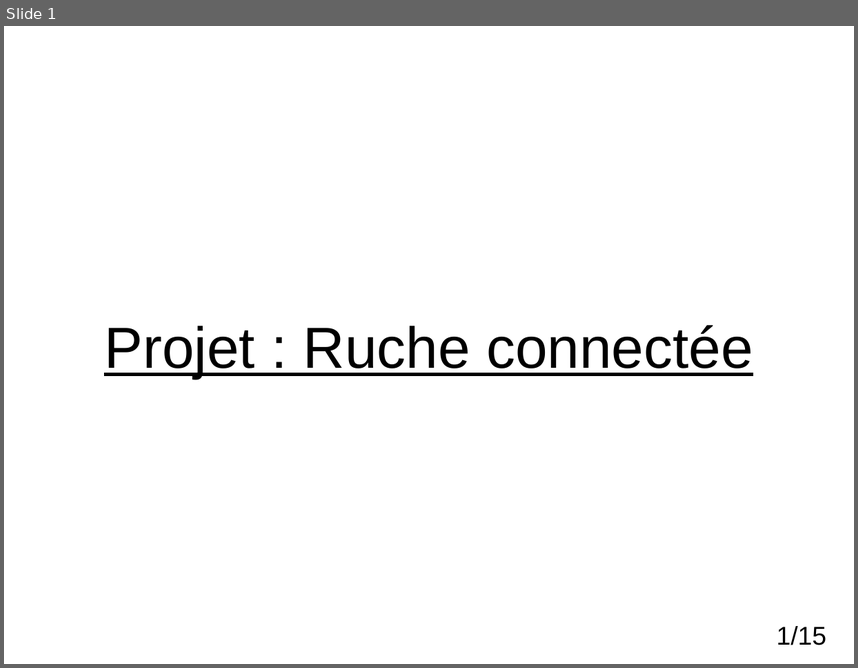
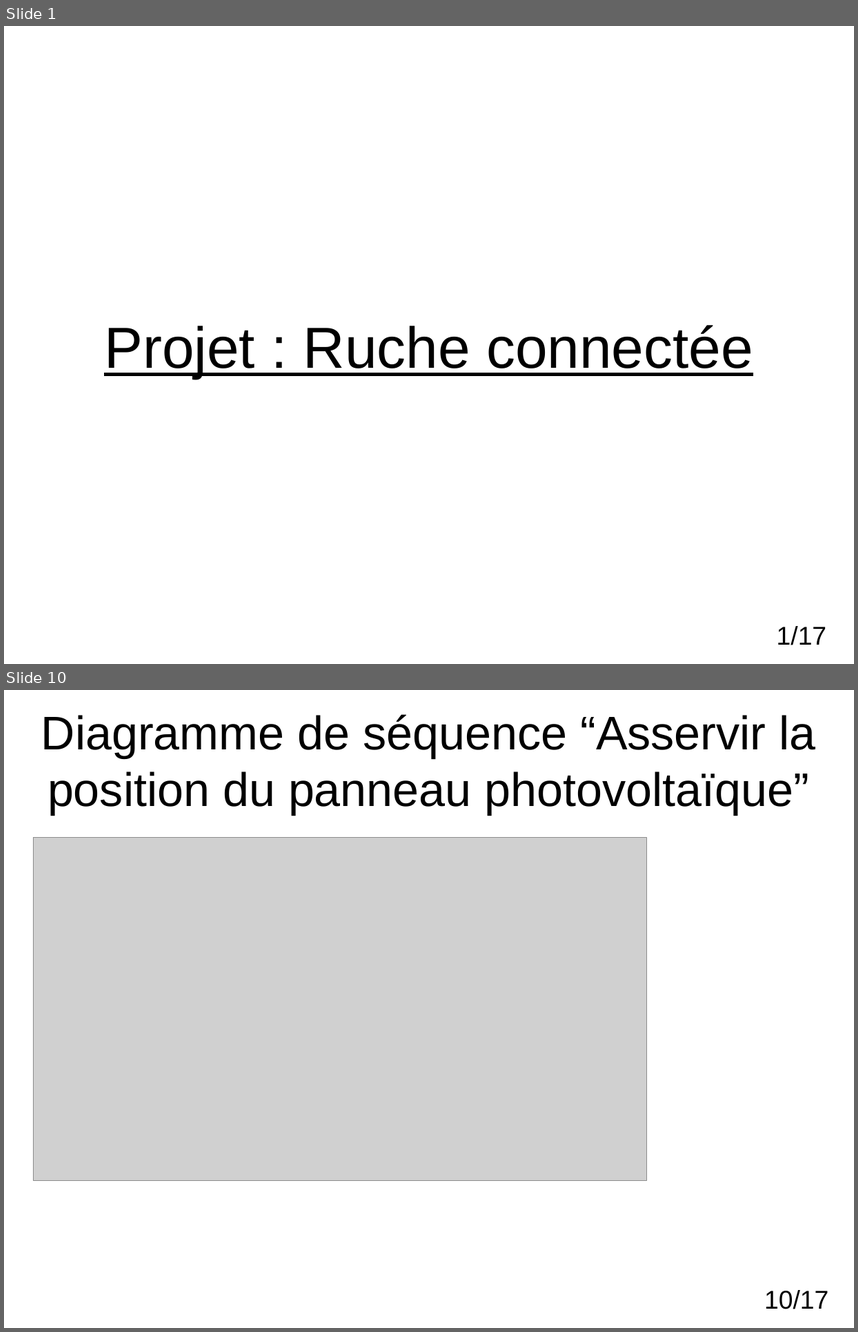
Before and after one commit to nathanderouelle/Projet_Ruche, a slide deck: DiapoRV1.odp. Shown one above the other, each under a label of ours: slide 1 before the commit, slides 1 and 10 after it; the slides between them are not shown. The pictures are 858x668 and 858x1332 pixels, drawn with LibreOffice and Linux fonts; fonts in the diff are those of the drawing; grey boxes stand for pictures; background and template pictures are left out. Boxes give left, top, right and bottom in pixels: in the first picture for what was removed or moved away, otherwise in the second. Text is boxed around its words. In the diff, an @@ line names an element or a change of style, - is before the commit and + after.

```diff
--- a/DiapoRV1.odp
+++ b/DiapoRV1.odp
@@ slide 10 added at (4,690,854,1328), background #FFFFFF @@
@@ text added at (41,714,815,815), 44 pt, text #000000 @@
+Diagramme de séquence “Asservir la position du panneau photovoltaïque”
@@ picture added at (33,838,646,1180) @@
@@ page number added at (764,1290,829,1309), 24 pt, text #000000 @@
+10/17
@@ page number at (777,626,826,645): text changed @@
-1/15
+1/17
```
Also in this commit, not shown: 2 slides changed, 13 other slides added, 12 slides removed.
